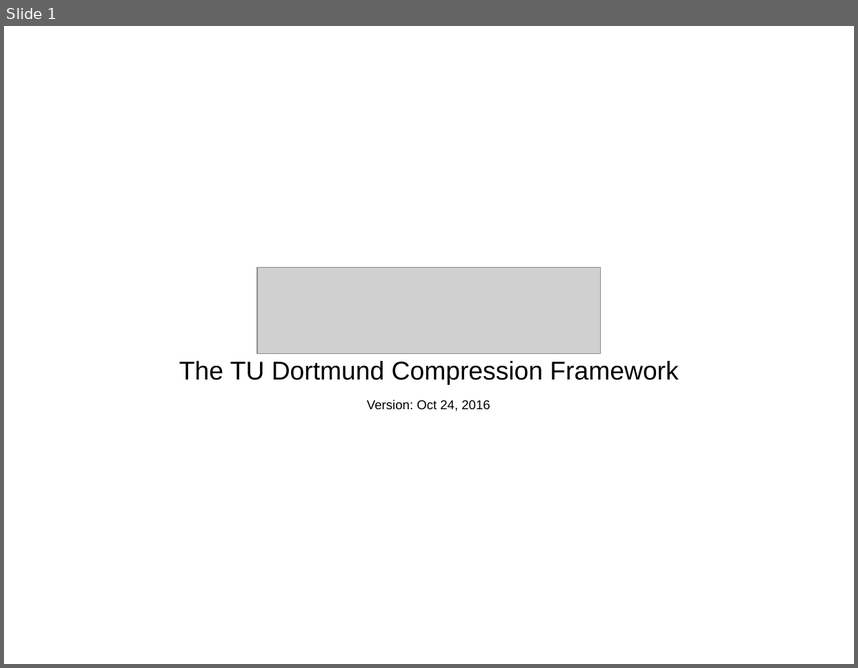
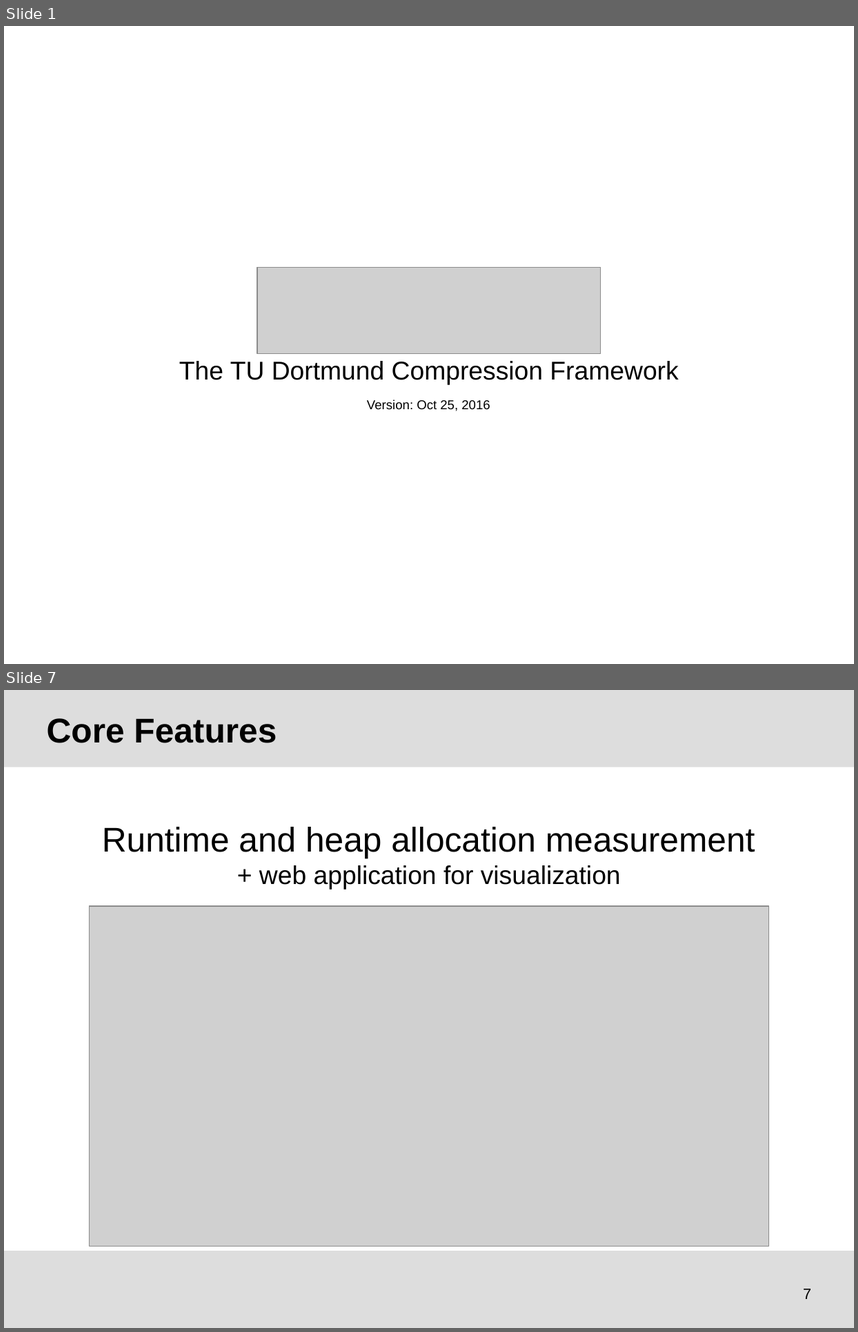
Before and after one commit to tudocomp/tudocomp, a slide deck: etc/presentation.odp. Shown one above the other, each under a label of ours: slide 1 before the commit, slides 1 and 7 after it; the slides between them are not shown. The pictures are 858x668 and 858x1332 pixels, drawn with LibreOffice and Linux fonts; fonts in the diff are those of the drawing; grey boxes stand for pictures; background and template pictures are left out. Boxes give left, top, right and bottom in pixels: in the first picture for what was removed or moved away, otherwise in the second. Text is boxed around its words. In the diff, an @@ line names an element or a change of style, - is before the commit and + after.

```diff
--- a/etc/presentation.odp
+++ b/etc/presentation.odp
@@ slide 7 added at (4,690,854,1328), background #FFFFFF @@
@@ rectangle added at (4,690,854,767), fill #DDDDDD @@
@@ title added at (47,718,277,743), 32 pt, text #000000, bold @@
+Core Features
@@ text added at (102,827,755,889), 32 pt, text #000000 @@
+Runtime and heap allocation measurement
++ web application for visualization
@@ picture added at (89,906,769,1246) @@
@@ rectangle added at (4,1251,854,1328), fill #DDDDDD @@
@@ page number added at (803,1288,811,1299), 14 pt, text #000000 @@
+7
@@ slide 1 changed as well @@
@@ text at (367,399,490,411): text changed @@
-Version: Oct 24, 2016
+Version: Oct 25, 2016
```
Also in this commit, not shown: 8 other slides changed, 4 other slides added.
